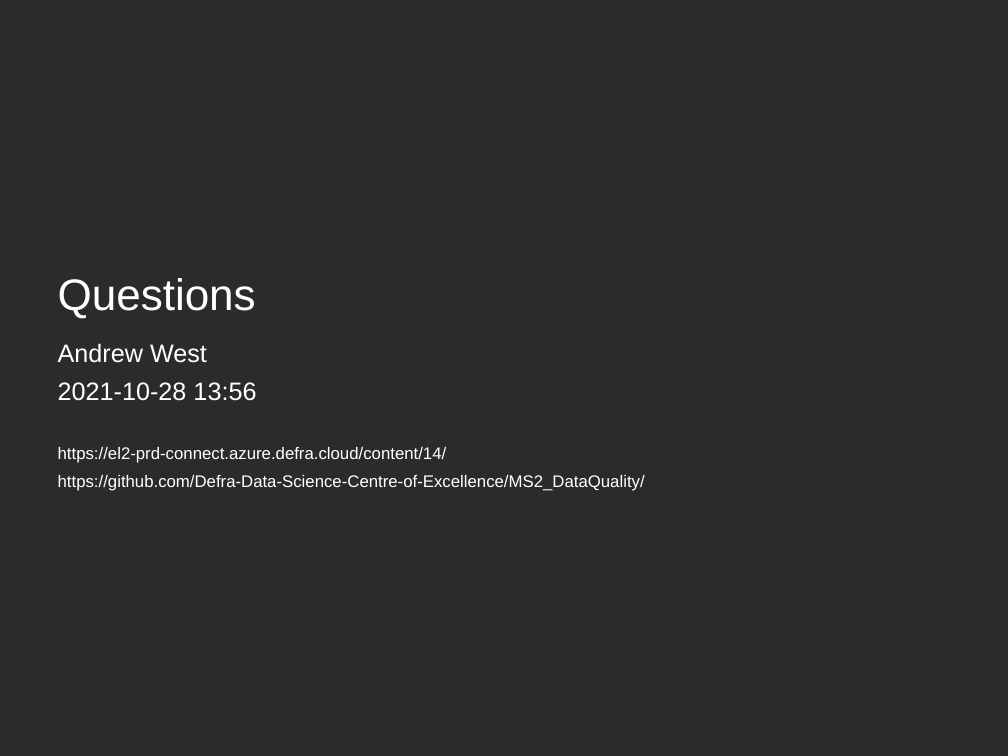
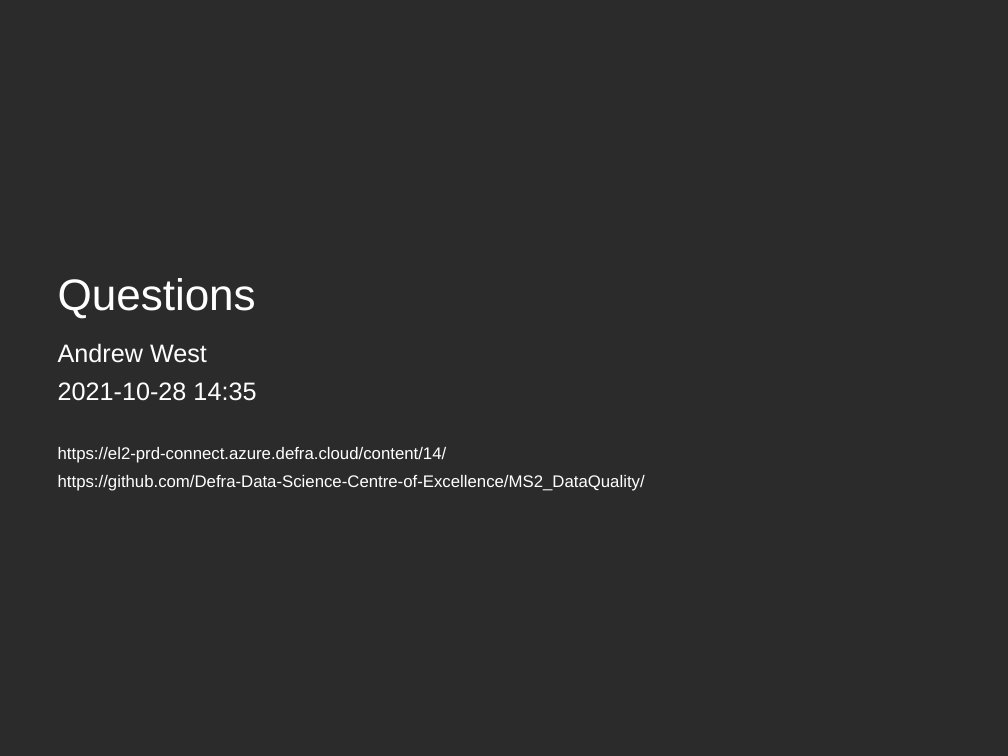
Before and after one commit to Defra-Data-Science-Centre-of-Excellence/MS2_DataQuality, a slide deck: slide 9 of Data Qualities Tool.pptx (slide 6 before the commit). Drawn at 1008x756 pixels with LibreOffice and Linux fonts; fonts in the diff are those of the drawing; background and template pictures are left out; a plain dark background stands for a picture behind light text. Boxes give left, top, right and bottom in pixels: in the first picture for what was removed or moved away, otherwise in the second. Text is boxed around its words. In the diff, an @@ line names an element or a change of style, - is before the commit and + after.

```diff
--- a/Data Qualities Tool.pptx
+++ b/Data Qualities Tool.pptx
@@ subtitle at [58, 382, 256, 401]: text changed @@
-2021-10-28 13:56
+2021-10-28 14:35
```
Also in this commit, not shown: 1 other slide changed, 3 slides added.
